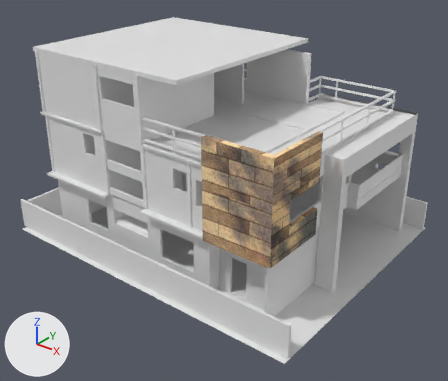
The Blender file Elegans/Assets/Elegans/Models/EastVilla.blend, before and after one commit.
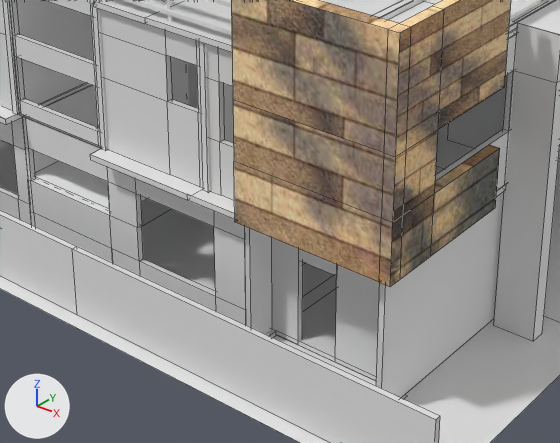
Each version appears first whole from a 50 mm camera at (64.7, -88.4, 63.4) aimed at (-3.6, -3.0, 10.5), and next in a close-up on the part from 23% to 77% of the width and 38% to 88% of the height. Arrows for +X, +Y and +Z are at lower left; the lights stay in place. The close-ups show mesh edges as thin lines.

The first close-up shows 'Cube', 'Cube.003', 'FirstFloor', 'GroundFloor', 'SecondFloor'.
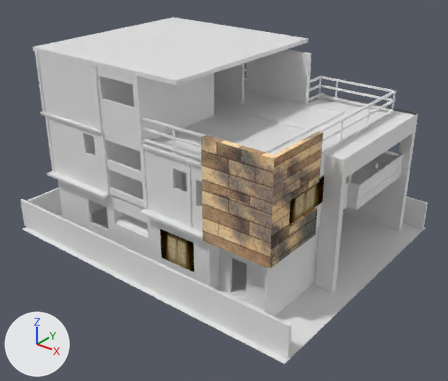
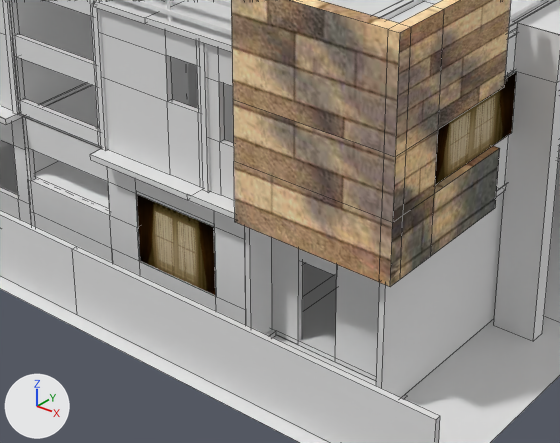
Where the change shows, as pixel boxes (x1, y1, x2, y2) in the close-ups (560 x 443 px):
'Plane.001', added (brown)
    after: (137, 195, 216, 295)
'Plane', added (brown)
    after: (435, 72, 516, 185)

The edits, one by one:
Picture 'Window_Atlasjpg.jpg' (img_window_atlasjpg_jpg) is new.
Material 'Material.001' (mat_material_001) is new.
Its texture is img_window_atlasjpg_jpg.
Mesh me_plane is new.
It has 4 vertices, 1 face and spans x -2.4..2.4, y -8.56..2.52, z -6.81.
It uses material mat_material_001 (picture img_window_atlasjpg_jpg).
Mesh me_plane_001 is new.
It has 4 vertices, 1 face and spans x -3.99..3.99, y 0.0, z -3.19..3.19.
It uses material mat_material_001 (picture img_window_atlasjpg_jpg).
Object 'Plane' (ob_plane) is new; it shows me_plane.
Its location is (26.8, -8.92, 19.16).
Its rotation in degrees is (0, 90, 0).
Object 'Plane.001' (ob_plane_001) is new; it shows me_plane_001.
Its location is (-0.46, -20.16, 6.29).
